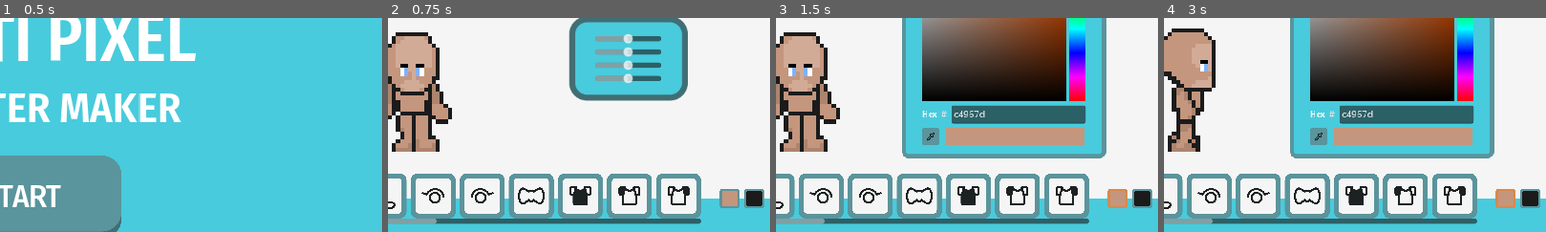
Above: before the commit, frames 1-4 (left to right).
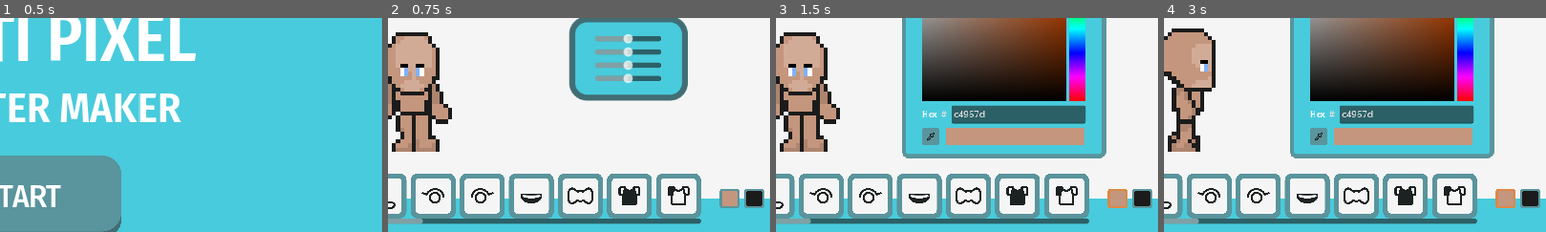
Above: after the commit, the same moments.

Repository: p1petto/CharacterMakerNew
Game: Godot game, scene res://Scenes/menu.tscn
The game is run twice, just before and just after one commit, with the same random seed, the same clock (stepped at 60 frames per second) and the same inputs.
Inputs (mouse positions are % of the whole screen's width and height, from its top left):
- Up to frame 1 (0.5 s): no input
- Up to frame 2 (0.75 s): click "START" at 0.5 s
- Up to frame 3 (1.5 s): click (92, 69) at 1.27 s
- Up to frame 4 (3 s): click (21, 52) at 2 s; click (27, 41) at 2.75 s
The pictures show only the part of the screen within x 47-97%, y 27-77%; the shares and areas given below are measured in that part.

Frame 1 is identical in both runs. In frame 2, 1.0% of the frame differs, in the area x 8-79%, y 78-97%; in frame 3, 1.0%; in frame 4, 1.0%.

Commit message:
added: рот

Diff:
--- /dev/null
+++ b/Resources/CatalogItems/StaticElement/Mouth/Mouth1/Mouth1.tres
@@ -0,0 +1,12 @@
+[gd_resource type="Resource" script_class="CatalogItem" load_steps=4 format=3 uid="uid://c7ltdobs0ek7m"]
+
+[ext_resource type="Texture2D" uid="uid://tnswilx5u1em" path="res://Assets/UI/icons/Catallog item/Mouth1.png" id="1_cbdn7"]
+[ext_resource type="Script" path="res://Scripts/CatalogItemResource.gd" id="1_kwbit"]
+[ext_resource type="Resource" uid="uid://dcmrb7j06bf8o" path="res://Resources/StaticElements/Mouth/Mouth1/Mouth.tres" id="2_bn8ok"]
+
+[resource]
+script = ExtResource("1_kwbit")
+item_type = "Static"
+item_class = "Mouth"
+icon = ExtResource("1_cbdn7")
+static_element = ExtResource("2_bn8ok")
--- /dev/null
+++ b/Resources/CatalogItems/StaticElement/Mouth/Mouth2.tres
@@ -0,0 +1,12 @@
+[gd_resource type="Resource" script_class="CatalogItem" load_steps=4 format=3 uid="uid://ds7sfr1mbqlm2"]
+
+[ext_resource type="Texture2D" uid="uid://dpc4foqhtjhsm" path="res://Assets/UI/icons/Catallog item/Mouth2.png" id="1_lvd6y"]
+[ext_resource type="Script" path="res://Scripts/CatalogItemResource.gd" id="1_vdxmb"]
+[ext_resource type="Resource" uid="uid://u1if03pfdaxk" path="res://Resources/StaticElements/Mouth/Mouth2/Mouth2.tres" id="3_ltjmx"]
+
+[resource]
+script = ExtResource("1_vdxmb")
+item_type = "Static"
+item_class = "Mouth"
+icon = ExtResource("1_lvd6y")
+static_element = ExtResource("3_ltjmx")
--- /dev/null
+++ b/Resources/CatalogItems/StaticElement/Mouth/Mouth3.tres
@@ -0,0 +1,12 @@
+[gd_resource type="Resource" script_class="CatalogItem" load_steps=4 format=3 uid="uid://dgy3ny0vo07xb"]
+
+[ext_resource type="Texture2D" uid="uid://fanlp3dhibmg" path="res://Assets/UI/icons/Catallog item/mouth3.png" id="1_5xmva"]
+[ext_resource type="Script" path="res://Scripts/CatalogItemResource.gd" id="1_rbexc"]
+[ext_resource type="Resource" uid="uid://bf71fxxv3wryk" path="res://Resources/StaticElements/Mouth/Mouth3/Mouth3.tres" id="2_0urpb"]
+
+[resource]
+script = ExtResource("1_rbexc")
+item_type = "Static"
+item_class = "Mouth"
+icon = ExtResource("1_5xmva")
+static_element = ExtResource("2_0urpb")
--- /dev/null
+++ b/Resources/CatalogItems/StaticElement/Mouth/Mouth4.tres
@@ -0,0 +1,12 @@
+[gd_resource type="Resource" script_class="CatalogItem" load_steps=4 format=3 uid="uid://cnuvcsr5wl2ls"]
+
+[ext_resource type="Script" path="res://Scripts/CatalogItemResource.gd" id="1_bytru"]
+[ext_resource type="Texture2D" uid="uid://mx75tdy2hl88" path="res://Assets/UI/icons/Catallog item/Mouth4.png" id="1_j72vd"]
+[ext_resource type="Resource" uid="uid://t1cva7t52fua" path="res://Resources/StaticElements/Mouth/Mouth4/Mouth4.tres" id="2_ox56q"]
+
+[resource]
+script = ExtResource("1_bytru")
+item_type = "Static"
+item_class = "Mouth"
+icon = ExtResource("1_j72vd")
+static_element = ExtResource("2_ox56q")
--- /dev/null
+++ b/Resources/CatalogItems/StaticElement/Mouth/zero_mouth.tres
@@ -0,0 +1,22 @@
+[gd_resource type="Resource" script_class="CatalogItem" load_steps=5 format=3 uid="uid://wkv82w61ideb"]
+
+[ext_resource type="Script" path="res://Scripts/CatalogItemResource.gd" id="1_3mcyd"]
+[ext_resource type="Script" path="res://Scripts/StaticElements/resource_static_element.gd" id="2_lkkpw"]
+[ext_resource type="SpriteFrames" uid="uid://cwwn0bwiyypri" path="res://Resources/zero_animation.tres" id="3_tyq1n"]
+
+[sub_resource type="Resource" id="Resource_qn5g3"]
+script = ExtResource("2_lkkpw")
+sprite_frames = ExtResource("3_tyq1n")
+start_position = Vector2(0, 0)
+min_x = 0
+min_y = 0
+max_x = 0
+max_y = 0
+target_part = "Head"
+color = Color(0, 0, 0, 1)
+
+[resource]
+script = ExtResource("1_3mcyd")
+item_type = "Static"
+item_class = "Mouth"
+static_element = SubResource("Resource_qn5g3")
--- /dev/null
+++ b/Resources/StaticElements/Mouth/Mouth1/Mouth.tres
@@ -0,0 +1,15 @@
+[gd_resource type="Resource" script_class="Static" load_steps=3 format=3 uid="uid://dcmrb7j06bf8o"]
+
+[ext_resource type="Script" path="res://Scripts/StaticElements/resource_static_element.gd" id="1_kvxrk"]
+[ext_resource type="SpriteFrames" uid="uid://ci06j57j748kp" path="res://Resources/StaticElements/Mouth/Mouth1/mouth-sprites.tres" id="2_filho"]
+
+[resource]
+script = ExtResource("1_kvxrk")
+sprite_frames = ExtResource("2_filho")
+start_position = Vector2(7, 16)
+min_x = 7
+min_y = 8
+max_x = 10
+max_y = 17
+target_part = "Head"
+color = Color(0.105882, 0.105882, 0.105882, 1)
--- /dev/null
+++ b/Resources/StaticElements/Mouth/Mouth1/mouth-sprites.tres
@@ -0,0 +1,55 @@
+[gd_resource type="SpriteFrames" load_steps=7 format=3 uid="uid://ci06j57j748kp"]
+
+[ext_resource type="Texture2D" uid="uid://blpy1hy3wij5d" path="res://Assets/Character/eye/eye1/eye-r.png" id="1_0v4q6"]
+[ext_resource type="Texture2D" uid="uid://bxdrldby1y7d6" path="res://Assets/Character/mouth/Mouth1/1.png" id="1_efjx0"]
+
+[sub_resource type="AtlasTexture" id="AtlasTexture_qbpbf"]
+atlas = ExtResource("1_efjx0")
+region = Rect2(0, 0, 64, 64)
+
+[sub_resource type="AtlasTexture" id="AtlasTexture_h1i3n"]
+atlas = ExtResource("1_efjx0")
+region = Rect2(192, 0, 64, 64)
+
+[sub_resource type="AtlasTexture" id="AtlasTexture_aoddx"]
+atlas = ExtResource("1_efjx0")
+region = Rect2(64, 0, 64, 64)
+
+[sub_resource type="AtlasTexture" id="AtlasTexture_v6yfc"]
+atlas = ExtResource("1_0v4q6")
+region = Rect2(42, 0, 42, 64)
+
+[resource]
+animations = [{
+"frames": [{
+"duration": 1.0,
+"texture": SubResource("AtlasTexture_qbpbf")
+}],
+"loop": true,
+"name": &"down",
+"speed": 5.0
+}, {
+"frames": [{
+"duration": 1.0,
+"texture": SubResource("AtlasTexture_h1i3n")
+}],
+"loop": true,
+"name": &"left",
+"speed": 5.0
+}, {
+"frames": [{
+"duration": 1.0,
+"texture": SubResource("AtlasTexture_aoddx")
+}],
+"loop": true,
+"name": &"right",
+"speed": 5.0
+}, {
+"frames": [{
+"duration": 1.0,
+"texture": SubResource("AtlasTexture_v6yfc")
+}],
+"loop": true,
+"name": &"top",
+"speed": 5.0
+}]
--- /dev/null
+++ b/Resources/StaticElements/Mouth/Mouth2/Mouth2.tres
@@ -0,0 +1,15 @@
+[gd_resource type="Resource" script_class="Static" load_steps=3 format=3 uid="uid://u1if03pfdaxk"]
+
+[ext_resource type="Script" path="res://Scripts/StaticElements/resource_static_element.gd" id="1_xi4x8"]
+[ext_resource type="SpriteFrames" uid="uid://be48s1ymohkhj" path="res://Resources/StaticElements/Mouth/Mouth2/mouth2-sprites.tres" id="2_arrpi"]
+
+[resource]
+script = ExtResource("1_xi4x8")
+sprite_frames = ExtResource("2_arrpi")
+start_position = Vector2(7, 16)
+min_x = 7
+min_y = 8
+max_x = 10
+max_y = 17
+target_part = "Head"
+color = Color(0.105882, 0.105882, 0.105882, 1)
--- /dev/null
+++ b/Resources/StaticElements/Mouth/Mouth2/mouth2-sprites.tres
@@ -0,0 +1,55 @@
+[gd_resource type="SpriteFrames" load_steps=7 format=3 uid="uid://be48s1ymohkhj"]
+
+[ext_resource type="Texture2D" uid="uid://cfodrtarteshf" path="res://Assets/Character/mouth/Mouth2/2.png" id="1_ovjba"]
+[ext_resource type="Texture2D" uid="uid://blpy1hy3wij5d" path="res://Assets/Character/eye/eye1/eye-r.png" id="2_hu1lm"]
+
+[sub_resource type="AtlasTexture" id="AtlasTexture_sfjxv"]
+atlas = ExtResource("1_ovjba")
+region = Rect2(0, 0, 64, 64)
+
+[sub_resource type="AtlasTexture" id="AtlasTexture_0f35b"]
+atlas = ExtResource("1_ovjba")
+region = Rect2(192, 0, 64, 64)
+
+[sub_resource type="AtlasTexture" id="AtlasTexture_0ot2i"]
+atlas = ExtResource("1_ovjba")
+region = Rect2(64, 0, 64, 64)
+
+[sub_resource type="AtlasTexture" id="AtlasTexture_v6yfc"]
+atlas = ExtResource("2_hu1lm")
+region = Rect2(42, 0, 42, 64)
+
+[resource]
+animations = [{
+"frames": [{
+"duration": 1.0,
+"texture": SubResource("AtlasTexture_sfjxv")
+}],
+"loop": true,
+"name": &"down",
+"speed": 5.0
+}, {
+"frames": [{
+"duration": 1.0,
+"texture": SubResource("AtlasTexture_0f35b")
+}],
+"loop": true,
+"name": &"left",
+"speed": 5.0
+}, {
+"frames": [{
+"duration": 1.0,
+"texture": SubResource("AtlasTexture_0ot2i")
+}],
+"loop": true,
+"name": &"right",
+"speed": 5.0
+}, {
+"frames": [{
+"duration": 1.0,
+"texture": SubResource("AtlasTexture_v6yfc")
+}],
+"loop": true,
+"name": &"top",
+"speed": 5.0
+}]
--- /dev/null
+++ b/Resources/StaticElements/Mouth/Mouth3/Mouth3.tres
@@ -0,0 +1,15 @@
+[gd_resource type="Resource" script_class="Static" load_steps=3 format=3 uid="uid://bf71fxxv3wryk"]
+
+[ext_resource type="Script" path="res://Scripts/StaticElements/resource_static_element.gd" id="1_qe7lp"]
+[ext_resource type="SpriteFrames" uid="uid://ba7iox3iuwoyh" path="res://Resources/StaticElements/Mouth/Mouth3/mouth3-sprites.tres" id="2_te6vg"]
+
+[resource]
+script = ExtResource("1_qe7lp")
+sprite_frames = ExtResource("2_te6vg")
+start_position = Vector2(7, 16)
+min_x = 7
+min_y = 8
+max_x = 10
+max_y = 17
+target_part = "Head"
+color = Color(0.780392, 0.388235, 0.321569, 1)
--- /dev/null
+++ b/Resources/StaticElements/Mouth/Mouth3/mouth3-sprites.tres
@@ -0,0 +1,55 @@
+[gd_resource type="SpriteFrames" load_steps=7 format=3 uid="uid://ba7iox3iuwoyh"]
+
+[ext_resource type="Texture2D" uid="uid://4igfk3svw7dc" path="res://Assets/Character/mouth/Mouth3/3.png" id="1_3mc44"]
+[ext_resource type="Texture2D" uid="uid://blpy1hy3wij5d" path="res://Assets/Character/eye/eye1/eye-r.png" id="2_52koe"]
+
+[sub_resource type="AtlasTexture" id="AtlasTexture_clnkp"]
+atlas = ExtResource("1_3mc44")
+region = Rect2(0, 0, 64, 64)
+
+[sub_resource type="AtlasTexture" id="AtlasTexture_v57bq"]
+atlas = ExtResource("1_3mc44")
+region = Rect2(192, 0, 64, 64)
+
+[sub_resource type="AtlasTexture" id="AtlasTexture_2ax37"]
+atlas = ExtResource("1_3mc44")
+region = Rect2(64, 0, 64, 64)
+
+[sub_resource type="AtlasTexture" id="AtlasTexture_v6yfc"]
+atlas = ExtResource("2_52koe")
+region = Rect2(42, 0, 42, 64)
+
+[resource]
+animations = [{
+"frames": [{
+"duration": 1.0,
+"texture": SubResource("AtlasTexture_clnkp")
+}],
+"loop": true,
+"name": &"down",
+"speed": 5.0
+}, {
+"frames": [{
+"duration": 1.0,
+"texture": SubResource("AtlasTexture_v57bq")
+}],
+"loop": true,
+"name": &"left",
+"speed": 5.0
+}, {
+"frames": [{
+"duration": 1.0,
+"texture": SubResource("AtlasTexture_2ax37")
+}],
+"loop": true,
+"name": &"right",
+"speed": 5.0
+}, {
+"frames": [{
+"duration": 1.0,
+"texture": SubResource("AtlasTexture_v6yfc")
+}],
+"loop": true,
+"name": &"top",
+"speed": 5.0
+}]
--- /dev/null
+++ b/Resources/StaticElements/Mouth/Mouth4/Mouth4.tres
@@ -0,0 +1,15 @@
+[gd_resource type="Resource" script_class="Static" load_steps=3 format=3 uid="uid://t1cva7t52fua"]
+
+[ext_resource type="Script" path="res://Scripts/StaticElements/resource_static_element.gd" id="1_xd30s"]
+[ext_resource type="SpriteFrames" uid="uid://ck8onha2tg6b" path="res://Resources/StaticElements/Mouth/Mouth4/mouth4-sprites.tres" id="2_f2xjc"]
+
+[resource]
+script = ExtResource("1_xd30s")
+sprite_frames = ExtResource("2_f2xjc")
+start_position = Vector2(7, 16)
+min_x = 7
+min_y = 8
+max_x = 10
+max_y = 17
+target_part = "Head"
+color = Color(0.105882, 0.105882, 0.105882, 1)
--- /dev/null
+++ b/Resources/StaticElements/Mouth/Mouth4/mouth4-sprites.tres
@@ -0,0 +1,55 @@
+[gd_resource type="SpriteFrames" load_steps=7 format=3 uid="uid://ck8onha2tg6b"]
+
+[ext_resource type="Texture2D" uid="uid://2ccbfq14os0t" path="res://Assets/Character/mouth/Mouth4/4.png" id="1_oimf3"]
+[ext_resource type="Texture2D" uid="uid://blpy1hy3wij5d" path="res://Assets/Character/eye/eye1/eye-r.png" id="2_mx2l6"]
+
+[sub_resource type="AtlasTexture" id="AtlasTexture_bwe8c"]
+atlas = ExtResource("1_oimf3")
+region = Rect2(0, 0, 64, 64)
+
+[sub_resource type="AtlasTexture" id="AtlasTexture_4w0o2"]
+atlas = ExtResource("1_oimf3")
+region = Rect2(192, 0, 64, 64)
+
+[sub_resource type="AtlasTexture" id="AtlasTexture_to3x4"]
+atlas = ExtResource("1_oimf3")
+region = Rect2(64, 0, 64, 64)
+
+[sub_resource type="AtlasTexture" id="AtlasTexture_v6yfc"]
+atlas = ExtResource("2_mx2l6")
+region = Rect2(42, 0, 42, 64)
+
+[resource]
+animations = [{
+"frames": [{
+"duration": 1.0,
+"texture": SubResource("AtlasTexture_bwe8c")
+}],
+"loop": true,
+"name": &"down",
+"speed": 5.0
+}, {
+"frames": [{
+"duration": 1.0,
+"texture": SubResource("AtlasTexture_4w0o2")
+}],
+"loop": true,
+"name": &"left",
+"speed": 5.0
+}, {
+"frames": [{
+"duration": 1.0,
+"texture": SubResource("AtlasTexture_to3x4")
+}],
+"loop": true,
+"name": &"right",
+"speed": 5.0
+}, {
+"frames": [{
+"duration": 1.0,
+"texture": SubResource("AtlasTexture_v6yfc")
+}],
+"loop": true,
+"name": &"top",
+"speed": 5.0
+}]
--- a/Scenes/maker.tscn
+++ b/Scenes/maker.tscn
@@ -6,6 +6,7 @@
 [ext_resource type="PackedScene" uid="uid://d0dglj26dw502" path="res://Scenes/UI/CatalogList.tscn" id="4_kavcm"]
 [ext_resource type="Script" path="res://Scripts/UI/catalog.gd" id="4_mledv"]
 [ext_resource type="Script" path="res://Scripts/CatalogItemResource.gd" id="5_sbt4v"]
+[ext_resource type="Resource" uid="uid://wkv82w61ideb" path="res://Resources/CatalogItems/StaticElement/Mouth/zero_mouth.tres" id="6_55b3b"]
 [ext_resource type="Script" path="res://Scripts/UI/position_controller.gd" id="7_b13vq"]
 [ext_resource type="Resource" uid="uid://bpqshk2eovrs8" path="res://Resources/CatalogItems/DynamicPart/Head/Head.tres" id="7_p4rey"]
 [ext_resource type="PackedScene" uid="uid://lmog12ymre2p" path="res://Scenes/UI/position_controller_button.tscn" id="8_n6mgr"]
@@ -131,13 +132,18 @@
 [ext_resource type="Script" path="res://Scripts/UI/animation_player.gd" id="79_vn77l"]
 [ext_resource type="Texture2D" uid="uid://8q1syi3y64ga" path="res://Assets/UI/DirectionController/ButtonArrow/Property 1=right.png" id="80_cb0tp"]
 [ext_resource type="Texture2D" uid="uid://dqikfdcxdxdb8" path="res://Assets/UI/icons/Player/Property 1=run-focus.png" id="80_eygun"]
+[ext_resource type="Texture2D" uid="uid://bdk4vtlu4j2uh" path="res://Assets/UI/icons/TypeItem/Property 1=mouth.svg" id="80_lxyfh"]
+[ext_resource type="Resource" uid="uid://c7ltdobs0ek7m" path="res://Resources/CatalogItems/StaticElement/Mouth/Mouth1/Mouth1.tres" id="80_qth7a"]
 [ext_resource type="Texture2D" uid="uid://bv0rdxt6sq26k" path="res://Assets/UI/icons/Player/Property 1=stop-hover.png" id="81_0343d"]
 [ext_resource type="Texture2D" uid="uid://d0cvrfc4ouygp" path="res://Assets/UI/DirectionController/ButtonArrow/Property 1=Top.png" id="81_531xc"]
 [ext_resource type="Texture2D" uid="uid://ce046hk4h4ip0" path="res://Assets/UI/DirectionController/ButtonArrow/Property 1=down-hover.png" id="81_y2dag"]
 [ext_resource type="Texture2D" uid="uid://bq4ext6khlg8" path="res://Assets/UI/DirectionController/ButtonArrow/Property 1=top-pressed.png" id="81_yqx12"]
 [ext_resource type="Texture2D" uid="uid://dlvxj04amol74" path="res://Assets/UI/DirectionController/ButtonArrow/Property 1=left.png" id="82_1xntw"]
+[ext_resource type="Resource" uid="uid://ds7sfr1mbqlm2" path="res://Resources/CatalogItems/StaticElement/Mouth/Mouth2.tres" id="82_v15i7"]
+[ext_resource type="Resource" uid="uid://dgy3ny0vo07xb" path="res://Resources/CatalogItems/StaticElement/Mouth/Mouth3.tres" id="83_emhoo"]
 [ext_resource type="Texture2D" uid="uid://r8jgb6sntr8l" path="res://Assets/UI/DirectionController/ButtonArrow/Property 1=right-pressed.png" id="83_yn0n2"]
 [ext_resource type="Texture2D" uid="uid://ddbt7ip3obygi" path="res://Assets/UI/DirectionController/ButtonArrow/Property 1=right-hover.png" id="84_tvgma"]
+[ext_resource type="Resource" uid="uid://cnuvcsr5wl2ls" path="res://Resources/CatalogItems/StaticElement/Mouth/Mouth4.tres" id="84_xeq4o"]
 [ext_resource type="Texture2D" uid="uid://dgovp3of1h66b" path="res://Assets/UI/DirectionController/ButtonArrow/Property 1=top-hover.png" id="87_rs7uj"]
 [ext_resource type="Resource" uid="uid://i4lfchp27n6h" path="res://Resources/CatalogItems/Clothes/DynamicClothes/PantLeg/Standart/PantLeg4.tres" id="88_gcjhq"]
 [ext_resource type="Texture2D" uid="uid://c2ftqc7onbmcr" path="res://Assets/UI/DirectionController/ButtonArrow/Property 1=left-pressed.png" id="89_hupx8"]
@@ -450,7 +456,7 @@
 render_target_update_mode = 4
 
 [node name="Character" parent="SubViewportContainer/SubViewport" instance=ExtResource("1_12d3f")]
-started_static_elements = Array[ExtResource("5_sbt4v")]([ExtResource("14_7nups"), ExtResource("17_nc5m7")])
+started_static_elements = Array[ExtResource("5_sbt4v")]([ExtResource("6_55b3b"), ExtResource("14_7nups"), ExtResource("17_nc5m7")])
 
 [node name="UI" type="CanvasLayer" parent="."]
 
@@ -809,6 +815,12 @@
 icon = ExtResource("28_l66im")
 hint_resource = Array[ExtResource("47_dpvrd")]([ExtResource("53_dvweh"), ExtResource("64_a81rv")])
 
+[node name="Mouth" parent="UI/Catalog/CatalogContainer" groups=["StaticTab"] instance=ExtResource("4_kavcm")]
+visible = false
+layout_mode = 2
+catalog_items = Array[ExtResource("5_sbt4v")]([ExtResource("6_55b3b"), ExtResource("80_qth7a"), ExtResource("82_v15i7"), ExtResource("83_emhoo"), ExtResource("84_xeq4o")])
+icon = ExtResource("80_lxyfh")
+
 [node name="Accessories" parent="UI/Catalog/CatalogContainer" groups=["Accessorie"] instance=ExtResource("4_kavcm")]
 visible = false
 layout_mode = 2
--- a/Scripts/CatalogItemResource.gd
+++ b/Scripts/CatalogItemResource.gd
@@ -5,7 +5,7 @@
 @export_enum("Dynamic", "Conditionally_dynamic", "Static", "Accessories", "Dynamic_clothes", "Clothes", "Static_Clothing", "Hair", "HairStrand")
 var item_type: String = "Static"
 
-@export_enum("Body", "Head", "LeftLeg", "RightLeg", "LeftArm", "RightArm", "LeftEye", "RightEye", "Accessories")
+@export_enum("Body", "Head", "LeftLeg", "RightLeg", "LeftArm", "RightArm", "LeftEye", "RightEye", "Mouth", "Accessories")
 var item_class: String = "Body"
 
 @export var icon: CompressedTexture2D
Binary file added: Assets/Character/mouth/Mouth1/1.png
Not shown, added: Assets/Character/mouth/Mouth1/1.png.import
Binary file added: Assets/Character/mouth/Mouth2/2.png
Not shown, added: Assets/Character/mouth/Mouth2/2.png.import
Binary file added: Assets/Character/mouth/Mouth3/3.png
Not shown, added: Assets/Character/mouth/Mouth3/3.png.import
Binary file added: Assets/Character/mouth/Mouth4/4.png
Not shown, added: Assets/Character/mouth/Mouth4/4.png.import
Binary file added: Assets/UI/icons/Catallog item/Mouth1.png
Not shown, added: Assets/UI/icons/Catallog item/Mouth1.png.import
Binary file added: Assets/UI/icons/Catallog item/Mouth2.png
Not shown, added: Assets/UI/icons/Catallog item/Mouth2.png.import
(and 6 more such lines)
